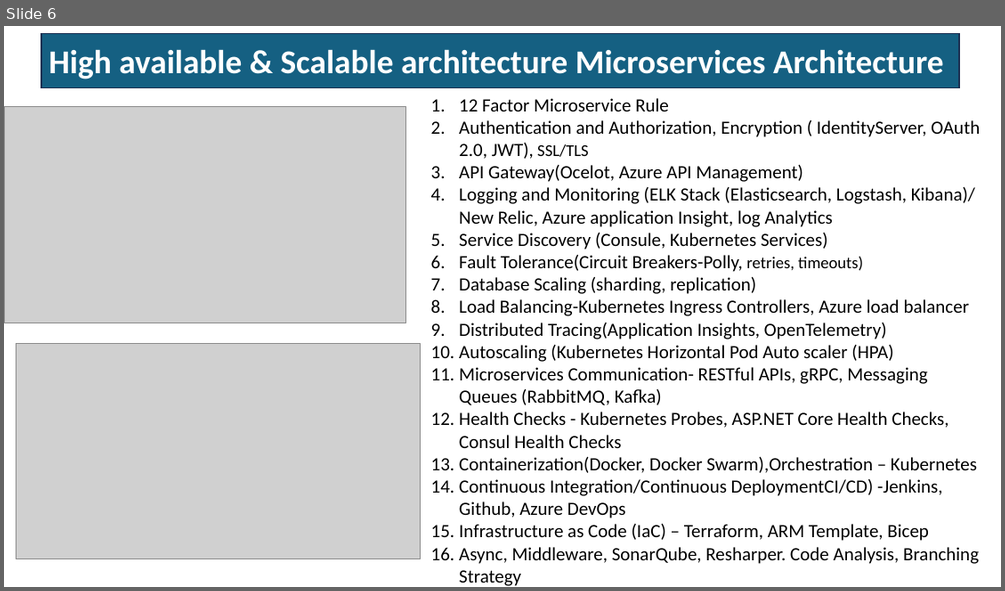
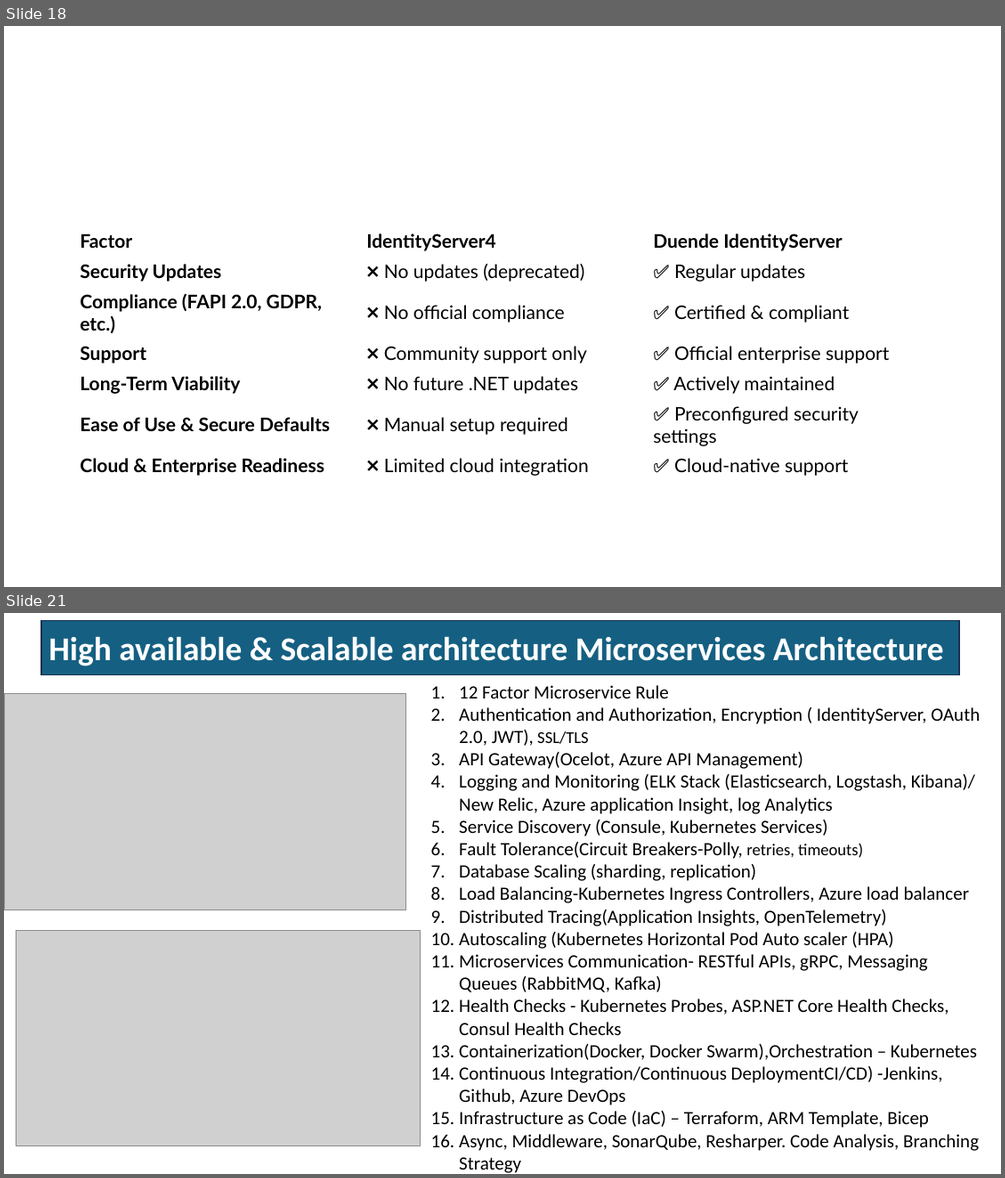
Before and after one commit to RajneeshhajelaAzure/architect, a slide deck: Architecting E-Commerce Solutions with.pptx. Shown one above the other, each under a label of ours: slide 6 before the commit, slides 18 and 21 after it; the slides between them are not shown. The pictures are 1005x591 and 1005x1178 pixels, drawn with LibreOffice and Linux fonts; fonts in the diff are those of the drawing; grey boxes stand for pictures. Boxes give left, top, right and bottom in pixels: in the first picture for what was removed or moved away, otherwise in the second. Text is boxed around its words. In the diff, an @@ line names an element or a change of style, - is before the commit and + after.

```diff
--- a/Architecting E-Commerce Solutions with.pptx
+++ b/Architecting E-Commerce Solutions with.pptx
@@ slide 18 added at (4, 26, 1001, 587), background #FFFFFF @@
@@ table added at (73, 226, 932, 481), 7 rows, 3 columns @@
+Factor | IdentityServer4 | Duende IdentityServer
+Security Updates | ❌ No updates (deprecated) | ✅ Regular updates
+Compliance (FAPI 2.0, GDPR, etc.) | ❌ No official compliance | ✅ Certified & compliant
+Support | ❌ Community support only | ✅ Official enterprise support
+Long-Term Viability | ❌ No future .NET updates | ✅ Actively maintained
+Ease of Use & Secure Defaults | ❌ Manual setup required | ✅ Preconfigured security settings
+Cloud & Enterprise Readiness | ❌ Limited cloud integration | ✅ Cloud-native support
@@ what was slide 6 is now slide 21 @@
```
Also in this commit, not shown: 2 slides changed, 15 other slides added, 2 other files.
